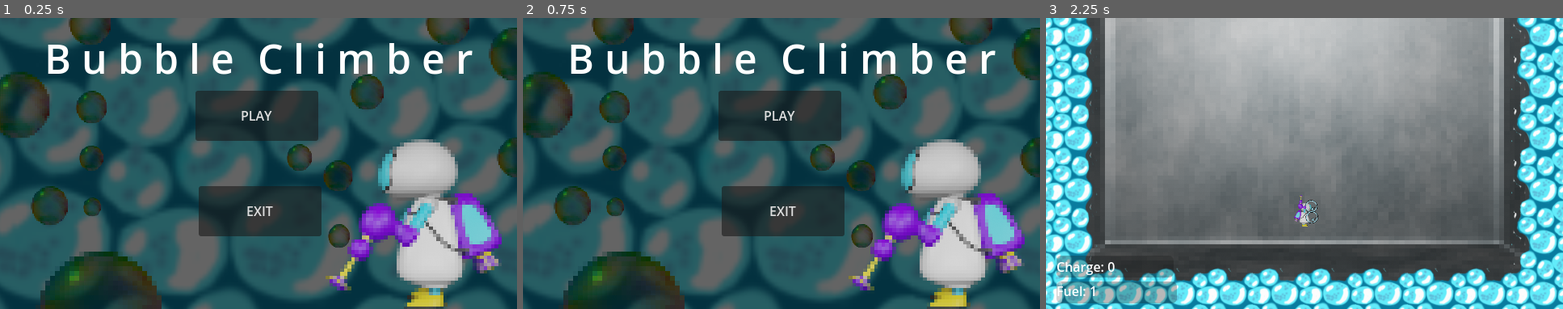
Above: before the commit, frames 1-3 (left to right).
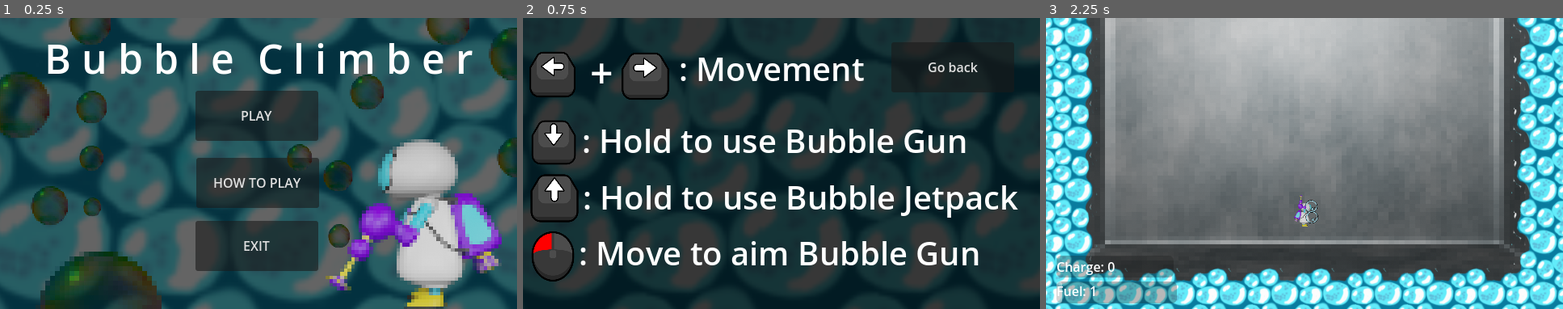
Above: after the commit, the same moments.

Repository: manulopezw/CGJ2025-Burbuja
Game: Godot game, scene res://menu.tscn
Two runs of this game, one before a commit and one after it. Both use one fixed random seed, a clock stepped at 60 frames per second and the inputs below.
Inputs (mouse positions are in pixels of both pictures, inside the frame that each line leads up to):
- Up to frame 1 (0.25 s): no input
- Up to frame 2 (0.75 s): click (781, 183) at 0.5 s, where only the run after the commit has a clickable "HOW TO PLAY"
- Up to frame 3 (2.25 s): click (1475, 67) at 1.25 s, where only the run after the commit has a clickable "Go back"; click "PLAY" at 2 s

The runs differ from the first frame. In frame 1, 5.7% of the frame differs, in the area x 37-63%, y 48-87%; in frame 2, 82%, in the area x 0-100%, y 0-100%; in frame 3, nothing differs.

Commit message:
Menu de controles

Diff:
--- /dev/null
+++ b/controls.gd
@@ -0,0 +1,16 @@
+extends Control
+
+
+# Called when the node enters the scene tree for the first time.
+func _ready() -> void:
+	pass # Replace with function body.
+
+
+# Called every frame. 'delta' is the elapsed time since the previous frame.
+func _process(delta: float) -> void:
+	pass
+
+
+func _on_back_pressed() -> void:
+	get_tree().change_scene_to_file("res://menu.tscn")
+	pass # Replace with function body.
--- /dev/null
+++ b/controls.tscn
@@ -0,0 +1,109 @@
+[gd_scene load_steps=8 format=3 uid="uid://8r07vgy5ap1p"]
+
+[ext_resource type="Script" path="res://controls.gd" id="1_3fp1s"]
+[ext_resource type="Texture2D" uid="uid://cqbgxoxtacgvh" path="res://assets/Terrain/FondoNuevo2.png" id="1_a1v5k"]
+[ext_resource type="Texture2D" uid="uid://djdp8q5c872xs" path="res://assets/Other/Arrow Down.png" id="2_wlbuy"]
+[ext_resource type="Texture2D" uid="uid://b2hepqryoddgi" path="res://assets/Other/Arrow Up.png" id="3_uqk2n"]
+[ext_resource type="Texture2D" uid="uid://nkl7jhei8ryv" path="res://assets/Other/Arrow Left.png" id="4_4h338"]
+[ext_resource type="Texture2D" uid="uid://cpvlpr20aphdk" path="res://assets/Other/Arrow Right.png" id="5_g6b1l"]
+[ext_resource type="Texture2D" uid="uid://cb1yeux43f8ew" path="res://assets/Other/LMB.png" id="6_rrixx"]
+
+[node name="Controls" type="Control"]
+layout_mode = 3
+anchors_preset = 15
+anchor_right = 1.0
+anchor_bottom = 1.0
+grow_horizontal = 2
+grow_vertical = 2
+script = ExtResource("1_3fp1s")
+
+[node name="TextureRect" type="TextureRect" parent="."]
+modulate = Color(0.219501, 0.219501, 0.219501, 1)
+layout_mode = 0
+offset_left = -135.0
+offset_top = -168.0
+offset_right = 1589.0
+offset_bottom = 694.0
+texture = ExtResource("1_a1v5k")
+
+[node name="ArrowDown" type="Sprite2D" parent="."]
+position = Vector2(38, 154)
+scale = Vector2(0.238281, 0.238281)
+texture = ExtResource("2_wlbuy")
+
+[node name="ArrowUp" type="Sprite2D" parent="."]
+position = Vector2(39, 223)
+scale = Vector2(0.256836, 0.256836)
+texture = ExtResource("3_uqk2n")
+
+[node name="ArrowLeft" type="Sprite2D" parent="."]
+position = Vector2(36.5, 70)
+scale = Vector2(0.246094, 0.246094)
+texture = ExtResource("4_4h338")
+
+[node name="ArrowRight" type="Sprite2D" parent="."]
+position = Vector2(151.5, 72)
+scale = Vector2(0.253906, 0.253906)
+texture = ExtResource("5_g6b1l")
+
+[node name="Lmb" type="Sprite2D" parent="."]
+position = Vector2(37, 295)
+scale = Vector2(0.269531, 0.269531)
+texture = ExtResource("6_rrixx")
+
+[node name="RichTextLabel" type="RichTextLabel" parent="."]
+layout_mode = 0
+offset_left = 82.5
+offset_top = 33.0
+offset_right = 126.5
+offset_bottom = 106.0
+theme_override_font_sizes/normal_font_size = 50
+text = "+"
+tab_size = 7
+
+[node name="RichTextLabel5" type="RichTextLabel" parent="."]
+offset_left = 69.0
+offset_top = 263.0
+offset_right = 616.0
+offset_bottom = 336.0
+theme_override_font_sizes/normal_font_size = 40
+text = ": Move to aim Bubble Gun
+"
+tab_size = 7
+
+[node name="RichTextLabel4" type="RichTextLabel" parent="."]
+offset_left = 74.0
+offset_top = 194.0
+offset_right = 621.0
+offset_bottom = 267.0
+theme_override_font_sizes/normal_font_size = 40
+text = ": Hold to use Bubble Jetpack"
+tab_size = 7
+
+[node name="RichTextLabel3" type="RichTextLabel" parent="."]
+offset_left = 73.0
+offset_top = 124.0
+offset_right = 594.0
+offset_bottom = 197.0
+theme_override_font_sizes/normal_font_size = 40
+text = ": Hold to use Bubble Gun"
+tab_size = 7
+
+[node name="RichTextLabel2" type="RichTextLabel" parent="."]
+offset_left = 192.5
+offset_top = 35.0
+offset_right = 492.5
+offset_bottom = 108.0
+theme_override_font_sizes/normal_font_size = 40
+text = ": Movement"
+tab_size = 7
+
+[node name="Back" type="Button" parent="."]
+top_level = true
+offset_left = 456.0
+offset_top = 30.0
+offset_right = 608.0
+offset_bottom = 92.0
+text = "Go back"
+
+[connection signal="pressed" from="Back" to="." method="_on_back_pressed"]
--- a/menu.gd
+++ b/menu.gd
@@ -17,3 +17,7 @@
 
 func _on_exit_pressed() -> void:
 	get_tree().quit()
+
+
+func _on_how_to_play_pressed() -> void:
+	get_tree().change_scene_to_file("res://controls.tscn")
--- a/menu.tscn
+++ b/menu.tscn
@@ -33,6 +33,13 @@
 scale = Vector2(4.84766, 4.84766)
 texture = ExtResource("3_dcji7")
 
+[node name="How to play" type="Button" parent="."]
+offset_left = 243.0
+offset_top = 173.0
+offset_right = 395.0
+offset_bottom = 235.0
+text = "HOW TO PLAY"
+
 [node name="Play" type="Button" parent="."]
 offset_left = 242.0
 offset_top = 90.0
@@ -41,10 +48,10 @@
 text = "PLAY"
 
 [node name="Exit" type="Button" parent="."]
-offset_left = 246.0
-offset_top = 208.0
-offset_right = 398.0
-offset_bottom = 270.0
+offset_left = 242.0
+offset_top = 251.0
+offset_right = 394.0
+offset_bottom = 313.0
 text = "EXIT"
 
 [node name="RichTextLabel" type="RichTextLabel" parent="."]
@@ -158,5 +165,6 @@
 scale = Vector2(0.75, 0.75)
 texture = ExtResource("5_8xnrw")
 
+[connection signal="pressed" from="How to play" to="." method="_on_how_to_play_pressed"]
 [connection signal="pressed" from="Play" to="." method="_on_play_pressed"]
 [connection signal="pressed" from="Exit" to="." method="_on_exit_pressed"]
Not shown: 1 places in World.tscn that only renumber resources
Binary file added: assets/Other/Arrow Down.png
Not shown, added: assets/Other/Arrow Down.png.import
Binary file added: assets/Other/Arrow Left.png
Not shown, added: assets/Other/Arrow Left.png.import
Binary file added: assets/Other/Arrow Right.png
Not shown, added: assets/Other/Arrow Right.png.import
Binary file added: assets/Other/Arrow Up.png
Not shown, added: assets/Other/Arrow Up.png.import
Binary file added: assets/Other/LMB.png
Not shown, added: assets/Other/LMB.png.import
Not shown: 1 places in bullet.tscn that only renumber resources
